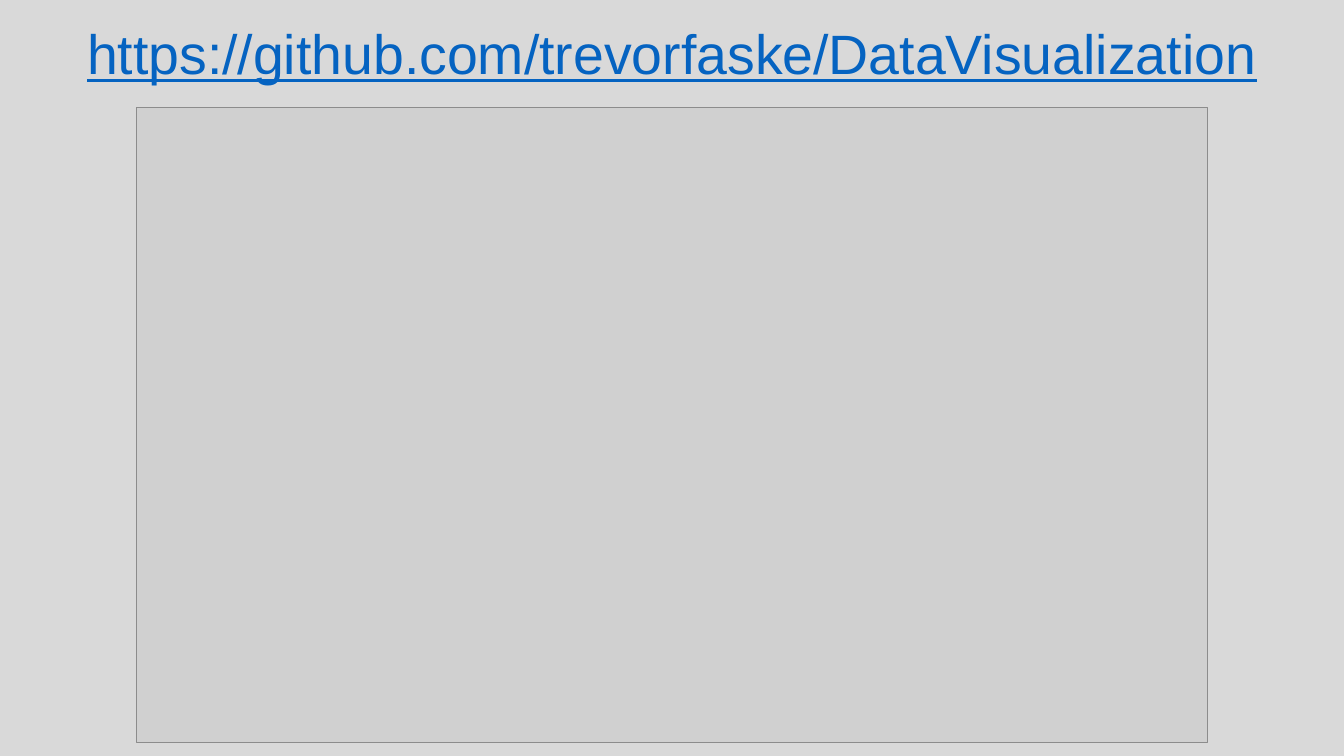
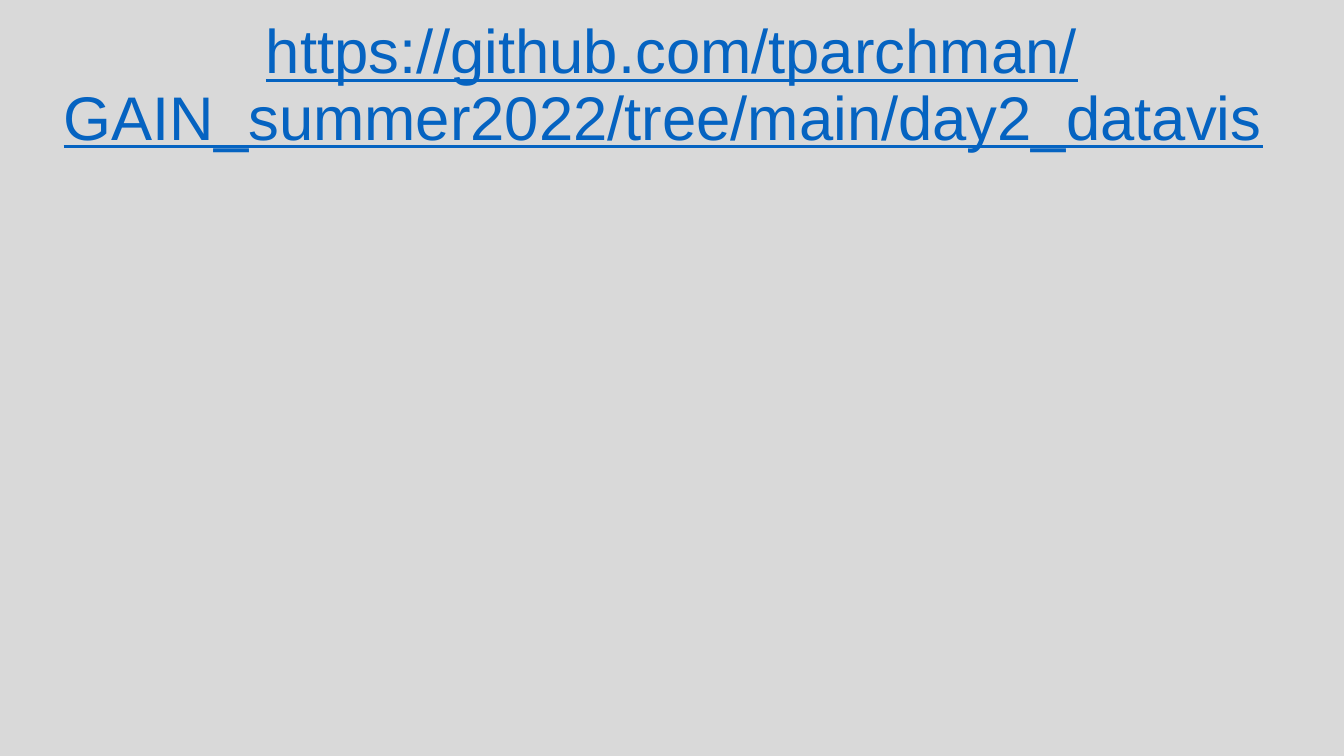
Before and after one commit to tparchman/GAIN_summer2022, a slide deck: slide 2 of day2_datavis/Philosophy_Figures.pptx. Drawn at 1344x756 pixels with LibreOffice and Linux fonts; fonts in the diff are those of the drawing; grey boxes stand for pictures. Boxes give left, top, right and bottom in pixels: in the first picture for what was removed or moved away, otherwise in the second. Text is boxed around its words. In the diff, an @@ line names an element or a change of style, - is before the commit and + after.

```diff
--- a/day2_datavis/Philosophy_Figures.pptx
+++ b/day2_datavis/Philosophy_Figures.pptx
@@ title at [64, 28, 1262, 151]: text changed; size 39.6 to 44 pt @@
-https://github.com/trevorfaske/DataVisualization
+https://github.com/tparchman/GAIN_summer2022/tree/main/day2_datavis
@@ picture removed at [136, 107, 1208, 742] @@
```
Also in this commit, not shown: 1 other slide changed, 2 other files.
